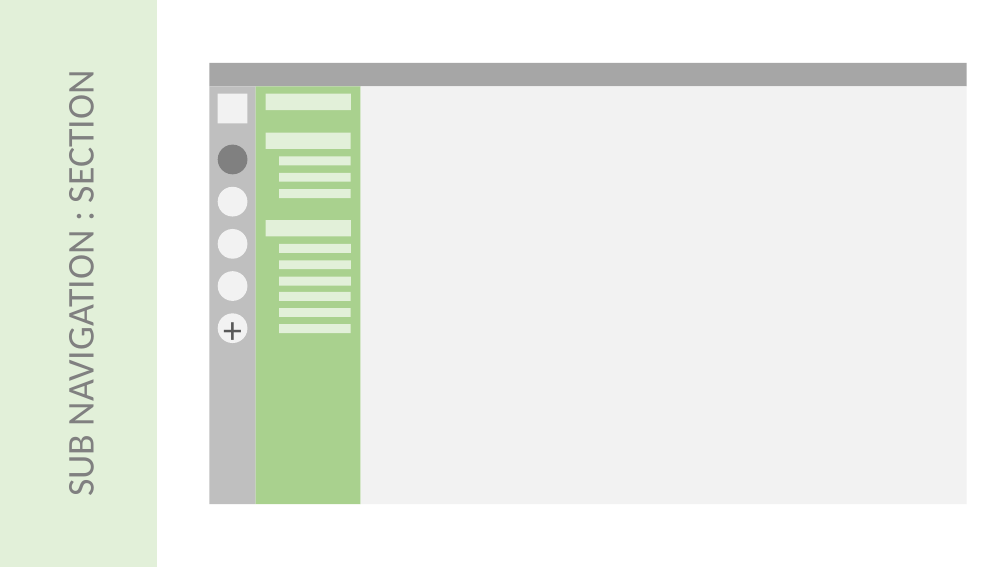
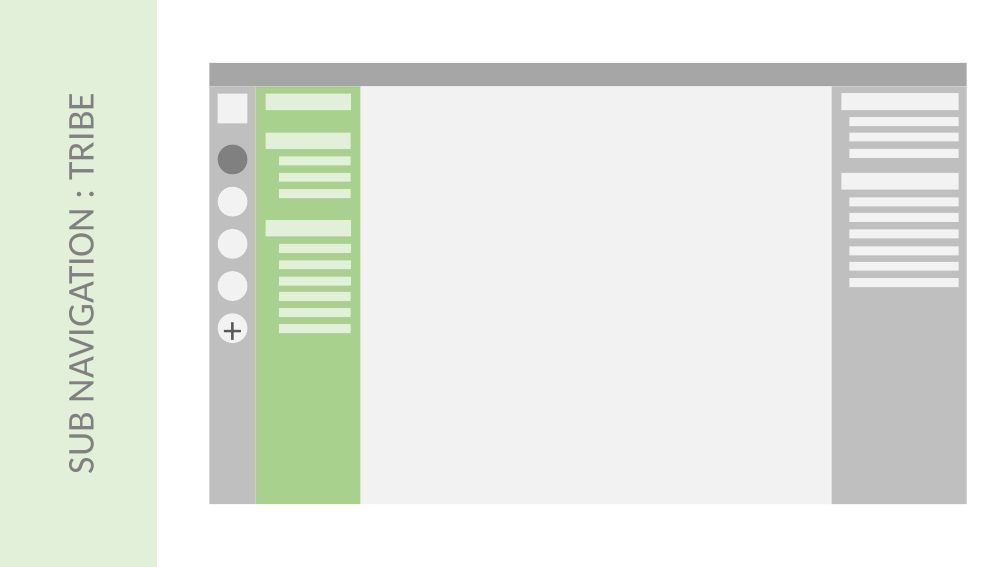
Before and after one commit to ash-uncover/juke-box, a slide deck: slide 31 of tribes-front/Concept.pptx. Drawn at 1008x567 pixels with LibreOffice and Linux fonts; fonts in the diff are those of the drawing. Boxes give left, top, right and bottom in pixels: in the first picture for what was removed or moved away, otherwise in the second. Text is boxed around its words. In the diff, an @@ line names an element or a change of style, - is before the commit and + after.

```diff
--- a/tribes-front/Concept.pptx
+++ b/tribes-front/Concept.pptx
@@ rectangle added at <box>832,86,967,504</box>, fill #BFBFBF @@
@@ text in rectangle at <box>58,101,104,472</box>: text changed @@
-SUB NAVIGATION : SECTION
+SUB NAVIGATION : TRIBE
@@ rectangle added at <box>842,93,959,110</box>, fill #F2F2F2 @@
@@ rectangle added at <box>849,117,959,126</box>, fill #F2F2F2 @@
@@ rectangle added at <box>849,132,959,141</box>, fill #F2F2F2 @@
@@ rectangle added at <box>849,149,959,158</box>, fill #F2F2F2 @@
@@ rectangle added at <box>842,173,959,190</box>, fill #F2F2F2 @@
@@ rectangle added at <box>849,197,959,206</box>, fill #F2F2F2 @@
@@ rectangle added at <box>849,213,959,222</box>, fill #F2F2F2 @@
@@ rectangle added at <box>849,229,959,238</box>, fill #F2F2F2 @@
@@ rectangle added at <box>849,247,959,256</box>, fill #F2F2F2 @@
@@ rectangle added at <box>849,262,959,271</box>, fill #F2F2F2 @@
@@ rectangle added at <box>849,278,959,287</box>, fill #F2F2F2 @@
```
Also in this commit, not shown: 13 other slides changed, 5 slides added, 2 slides removed, 39 other files.
